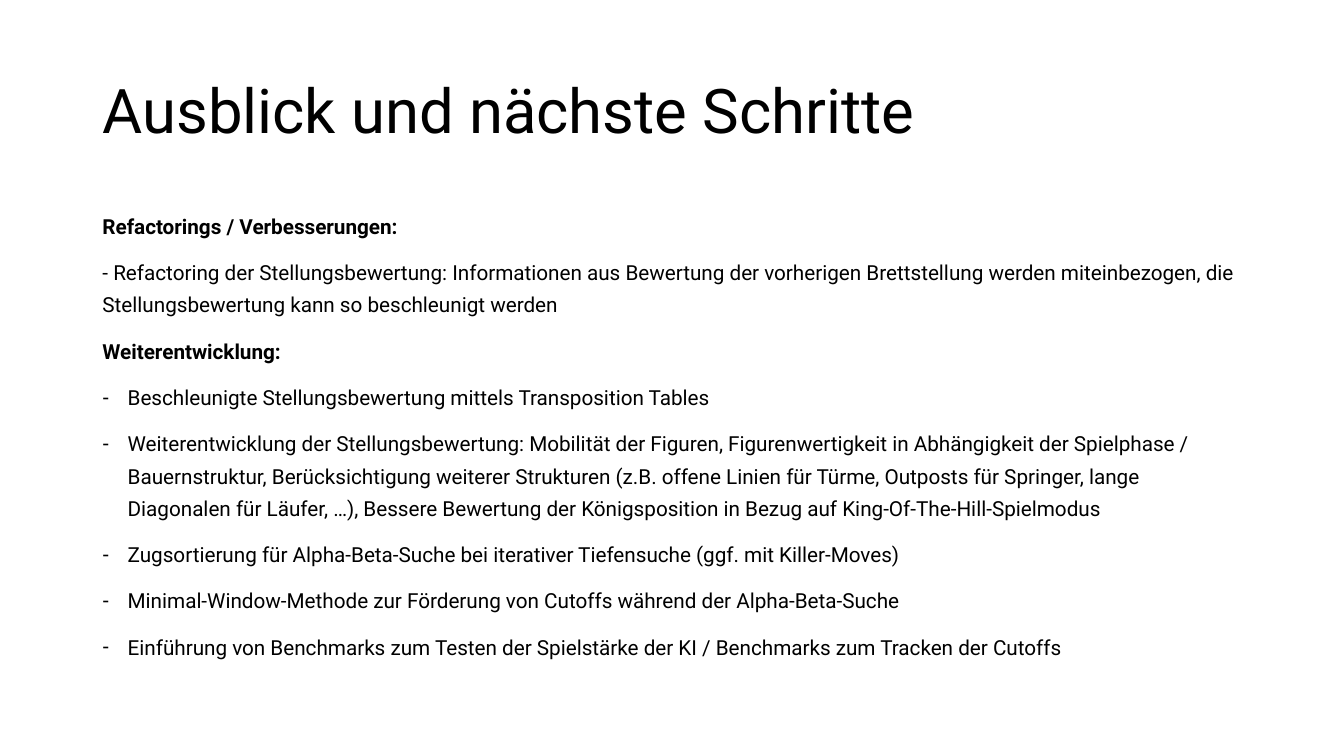
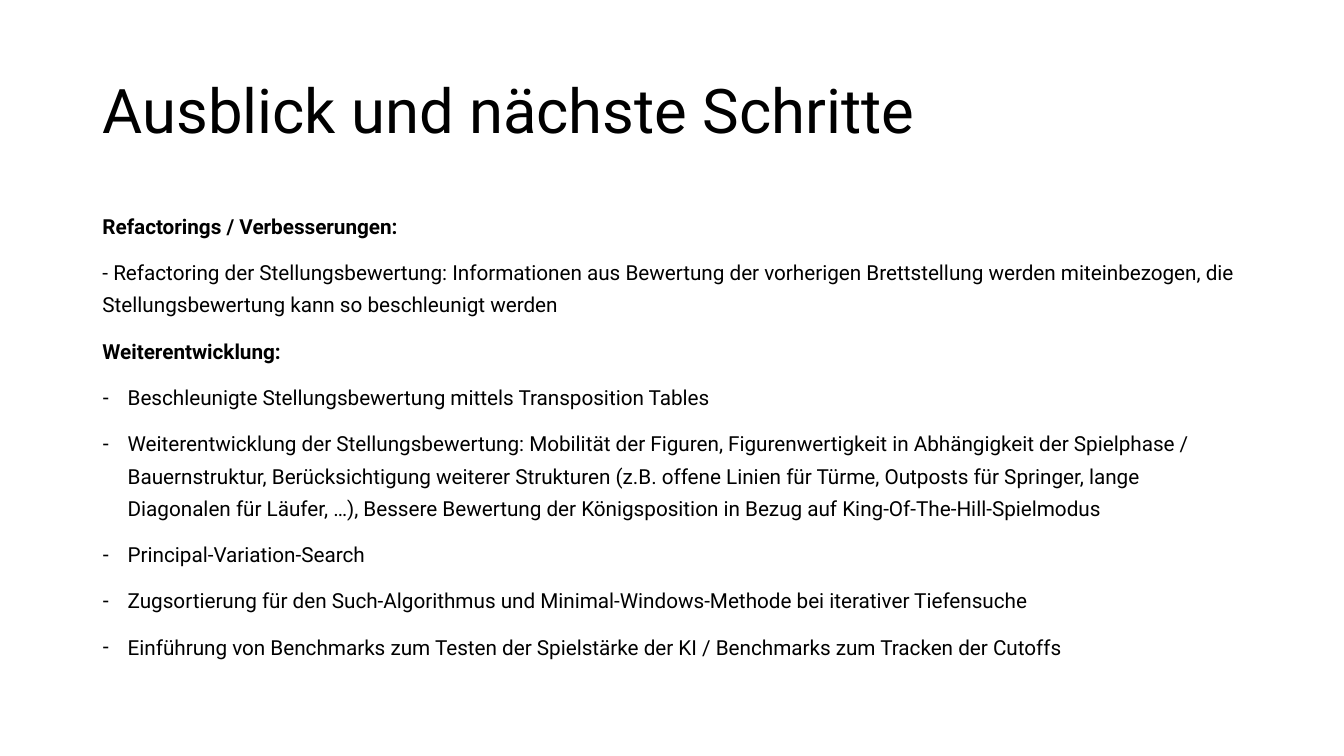
Before and after one commit to patrickzda/chess_engine, a slide deck: slide 10 of PJ_KI_MST2.pptx. Drawn at 1344x756 pixels with LibreOffice and Linux fonts; fonts in the diff are those of the drawing. Boxes give left, top, right and bottom in pixels: in the first picture for what was removed or moved away, otherwise in the second. Text is boxed around its words. In the diff, an @@ line names an element or a change of style, - is before the commit and + after.

```diff
--- a/PJ_KI_MST2.pptx
+++ b/PJ_KI_MST2.pptx
@@ text at [128,546,1027,613]: text changed @@
-– Zugsortierung für Alpha-Beta-Suche bei iterativer Tiefensuche (ggf. mit Killer-Moves)
-– Minimal-Window-Methode zur Förderung von Cutoffs während der Alpha-Beta-Suche
+– Principal-Variation-Search
+– Zugsortierung für den Such-Algorithmus und Minimal-Windows-Methode bei iterativer Tiefensuche
```
